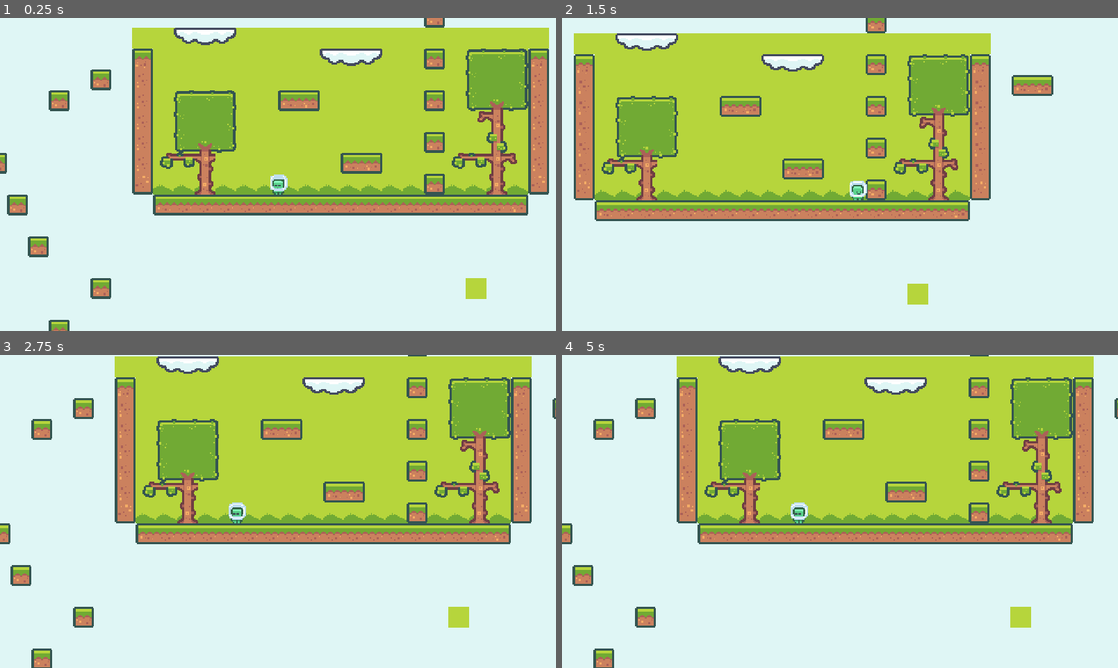
Above: before the commit, frames 1-4 (two rows, left to right).
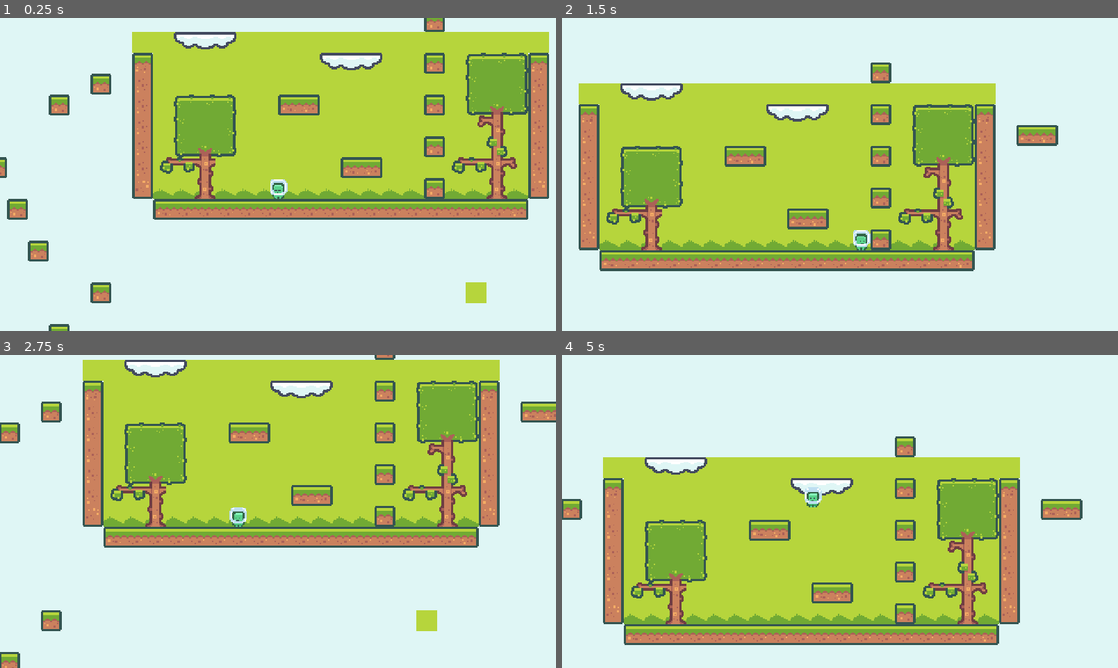
Above: after the commit, the same moments.

Repository: EladKarni/godot4-2d-platformer-template
Game: Godot game, scene res://Scenes/Main/main.tscn
Two runs of this game, one before a commit and one after it. Both use one fixed random seed, a clock stepped at 60 frames per second and the inputs below.
Inputs:
- Up to frame 1 (0.25 s): no input
- Up to frame 2 (1.5 s): hold D (Move_Right) from 0.53 s (still down); tap W (Jump) at 0.77 s
- Up to frame 3 (2.75 s): tap W (Jump) at 1.52 s; release D (Move_Right) at 2.03 s; hold A (Move_Left) from 2.03 s (still down)
- Up to frame 4 (5 s): release A (Move_Left) at 2.78 s; hold D (Move_Right) 2.78-4.28 s; tap W (Jump) at 3.02, 3.77, 4.52 s; hold A (Move_Left) from 4.28 s (still down)

The runs differ from the first frame. In frame 1, 14% of the frame differs, in the area x 0-99%, y 0-100%; in frame 2, 42%; in frame 3, 29%; in frame 4, 65%, in the area x 0-100%, y 0-100%.

Commit message:
Update: 4.2 Import

Diff:
--- a/Scenes/Main/main.tscn
+++ b/Scenes/Main/main.tscn
@@ -715,17 +715,15 @@
 
 [node name="Background" type="TileMap" parent="."]
 tile_set = SubResource("TileSet_am5au")
-cell_quadrant_size = 18
+rendering_quadrant_size = 18
 format = 2
 layer_0/tile_data = PackedInt32Array(2359312, 1048577, 7, 2359313, 1048577, 7, 2359314, 1048577, 7, 2359315, 4, 0, 2359 …(40122 unchanged characters)…
 
 [node name="TileMap" type="TileMap" parent="."]
 tile_set = SubResource("TileSet_am5au")
-cell_quadrant_size = 18
+rendering_quadrant_size = 18
 format = 2
 layer_0/tile_data = PackedInt32Array(2359312, 65537, 0, 2359313, 131073, 0, 2359314, 131073, 0, 2359315, 131073, 0, 235 …(2682 unchanged characters)…
 
 [node name="Player" parent="TileMap" instance=ExtResource("1_v8pw2")]
 position = Vector2(396, 612)
-jump_time_to_peak = 0.2
-jump_time_to_descent = 0.1
--- a/project.godot
+++ b/project.godot
@@ -12,13 +12,14 @@
 
 config/name="2D Platformer Template"
 run/main_scene="res://Scenes/Main/main.tscn"
-config/features=PackedStringArray("4.1", "Forward Plus")
+config/features=PackedStringArray("4.2", "Forward Plus")
 config/icon="res://icon.svg"
 
 [display]
 
 window/size/viewport_width=480
 window/size/viewport_height=270
+window/size/always_on_top=true
 window/size/window_width_override=1280
 window/size/window_height_override=720
 window/stretch/mode="viewport"
Not shown: 1 places in Scenes/Objects/moving_platform.tscn that only renumber resources
